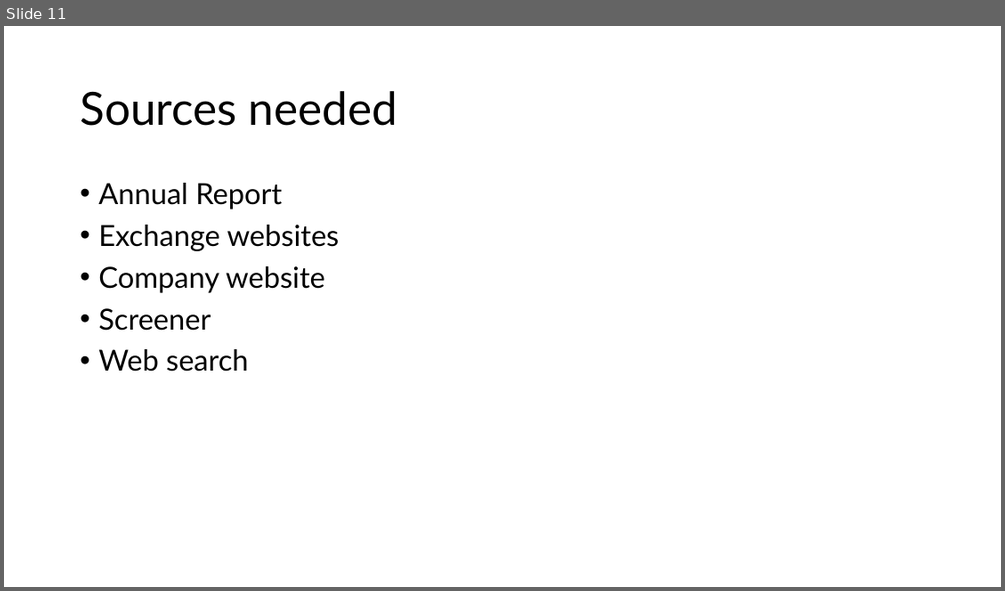
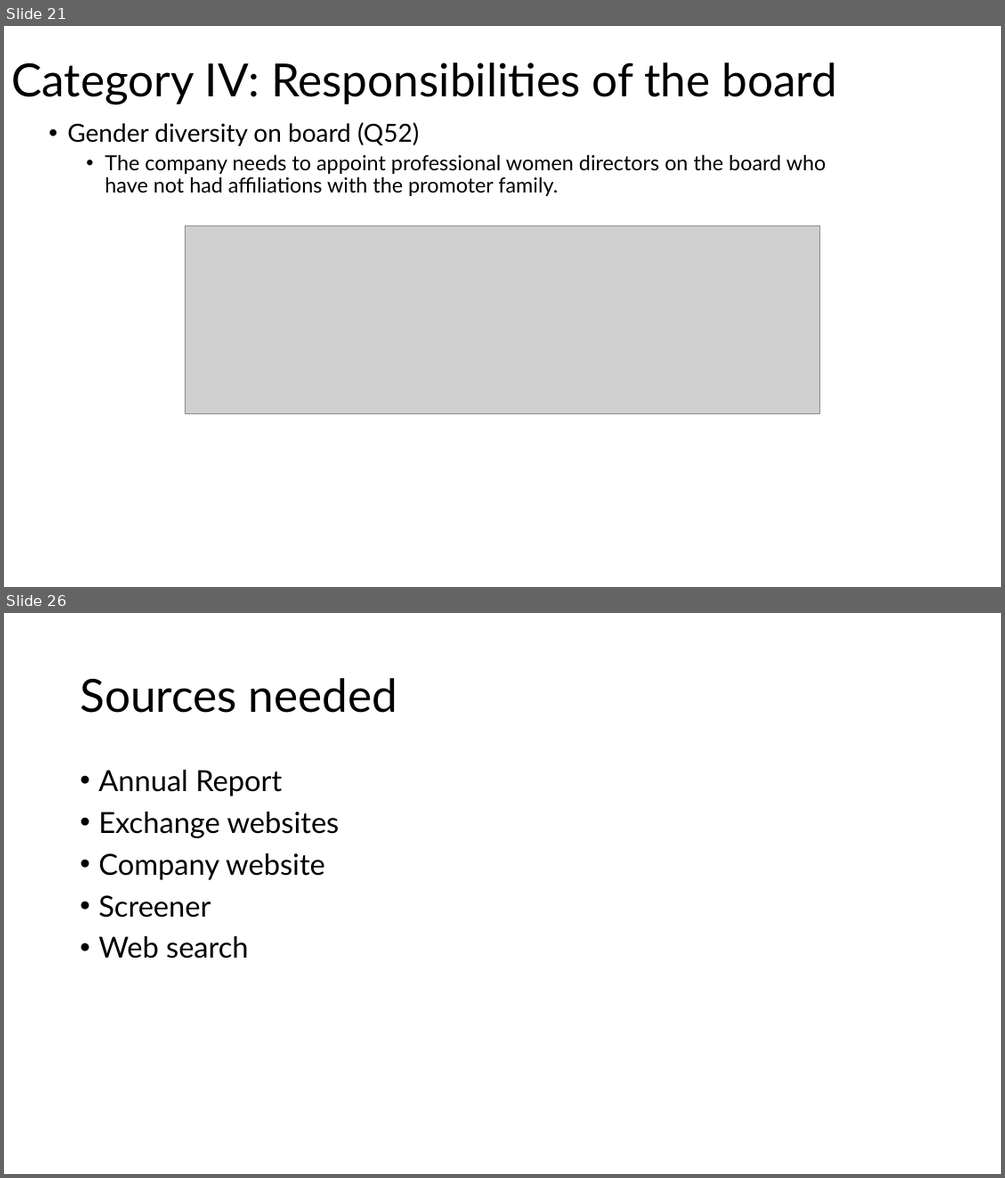
Before and after one commit to Monzero/AgentMADS, a slide deck: Governance risk framework.pptx. Shown one above the other, each under a label of ours: slide 11 before the commit, slides 21 and 26 after it; the slides between them are not shown. The pictures are 1005x591 and 1005x1178 pixels, drawn with LibreOffice and Linux fonts; fonts in the diff are those of the drawing; grey boxes stand for pictures. Boxes give left, top, right and bottom in pixels: in the first picture for what was removed or moved away, otherwise in the second. Text is boxed around its words. In the diff, an @@ line names an element or a change of style, - is before the commit and + after.

```diff
--- a/Governance risk framework.pptx
+++ b/Governance risk framework.pptx
@@ slide 21 added at <box>4,26,1001,587</box>, background #FFFFFF @@
@@ title added at <box>11,62,838,105</box>, 44 pt, text #000000 @@
+Category IV: Responsibilities of the board
@@ text added at <box>67,122,826,196</box>, 20 pt, text #000000 @@
+  • Gender diversity on board (Q52)
+    • The company needs to appoint professional women directors on the board who have not had affiliations with the promoter family.
@@ picture added at <box>185,225,821,414</box> @@
@@ what was slide 11 is now slide 26 @@
```
Also in this commit, not shown: 9 slides changed, 14 other slides added.
